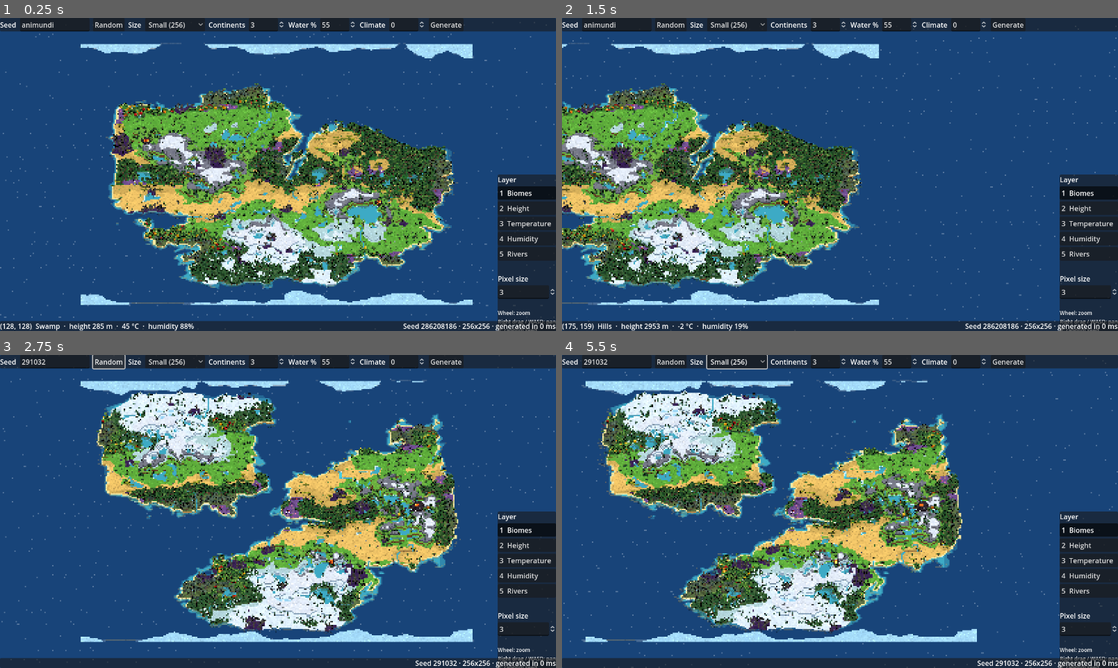
Above: before the commit, frames 1-4 (two rows, left to right).
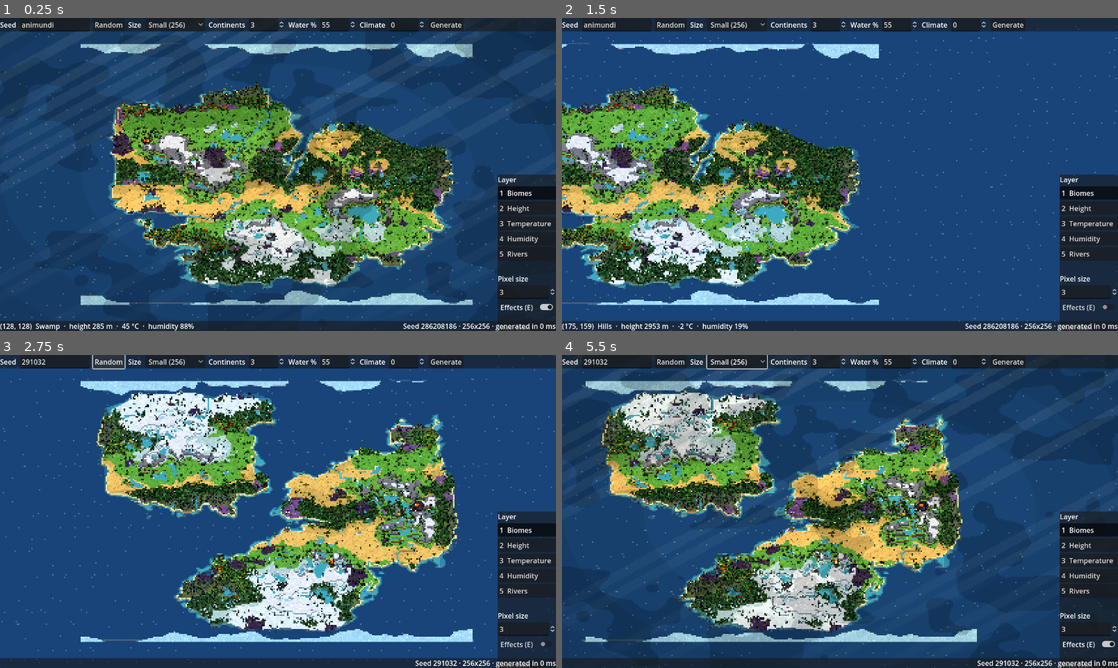
Above: after the commit, the same moments.

Repository: criptore/animundi
Game: Godot game, scene res://scenes/main.tscn
The game is run twice, just before and just after one commit, with the same random seed, the same clock (stepped at 60 frames per second) and the same inputs.
Inputs (mouse positions are in pixels of both pictures, inside the frame that each line leads up to):
- Up to frame 1 (0.25 s): no input
- Up to frame 2 (1.5 s): tap Enter at 0.5 s; move the mouse to (962, 158) at 0.52 s; hold D 0.53-1.25 s; tap E at 0.6 s; click (962, 158) at 0.67 s; drag from (728, 190) to (812, 237) at 1.27 s
- Up to frame 3 (2.75 s): click "Random" at 2 s
- Up to frame 4 (5.5 s): click "Small (256)" at 2.75 s; move the mouse to (895, 442) at 3.52 s; hold D 3.53-4.25 s; tap R at 3.6 s; tap E at 3.8, 5.1 s; drag from (812, 574) to (673, 464) at 4.27 s; move the mouse to (1006, 558) at 5.02 s; hold A from 5.03 s (still down)

The runs differ from the first frame. In frame 1, 25% of the frame differs, in the area x 0-100%, y 0-100%; in frame 2, 1.9%; in frame 3, 1.8%; in frame 4, 27%, in the area x 0-100%, y 4-100%.

Commit message:
Add shader effects: lit swaying sprites, cloud shadows, cliff outlines, light shafts
- Sprites are lit like the ground they stand on (exact sheet colours in
  full sun, darker in tree and cloud shadows) and plants sway in the
  wind in pixel steps; rocks and cacti stay still.
- Drifting pixel-edged cloud shadows over land, sprites and water.
- Terrain tops get a 1-pixel dark outline where the ground drops,
  read from the heightmap.
- A post pass on the low-resolution render adds diagonal light shafts,
  a warm grade and a vignette.
- E (or the Effects switch) turns every effect on or off.

Co-Authored-By: Claude Opus 5.5 <noreply@anthropic.com>
Claude-Session: https://claude.ai/code/session_01GoyuuhY9JrMPE9JVSkrvu8

Diff:
--- a/scripts/main.gd
+++ b/scripts/main.gd
@@ -49,6 +49,7 @@
 	_container.stretch_shrink = pixel_scale
 	_container.texture_filter = CanvasItem.TEXTURE_FILTER_NEAREST
 	_container.mouse_filter = Control.MOUSE_FILTER_IGNORE
+	_container.material = _style.post
 	add_child(_container)
 	_viewport.msaa_3d = Viewport.MSAA_DISABLED
 	_container.add_child(_viewport)
@@ -79,6 +80,7 @@
 	_hud.generate_requested.connect(generate)
 	_hud.layer_selected.connect(show_layer)
 	_hud.pixel_scale_changed.connect(set_pixel_scale)
+	_hud.effects_toggled.connect(_style.set_effects)
 	add_child(_hud)
 	generate()
 
@@ -86,7 +88,10 @@
 func generate() -> void:
 	world = WorldGenerator.generate(settings)
 	_heights = TerrainBuilder.heights(world)
-	_style.water.set_shader_parameter("heightmap", TerrainBuilder.heightmap_texture(world, _heights))
+	var heightmap := TerrainBuilder.heightmap_texture(world, _heights)
+	_style.water.set_shader_parameter("heightmap", heightmap)
+	_style.terrain.set_shader_parameter("heightmap", heightmap)
+	_style.terrain.set_shader_parameter("has_heightmap", true)
 	_style.water.set_shader_parameter("map_size", Vector2(world.width, world.height))
 
 	var ocean := PlaneMesh.new()
--- a/scripts/render3d/scene_style.gd
+++ b/scripts/render3d/scene_style.gd
@@ -7,10 +7,18 @@
 const TerrainShader = preload("res://shaders/terrain.gdshader")
 const WaterShader = preload("res://shaders/water.gdshader")
 const SpriteShader = preload("res://shaders/sprite.gdshader")
+const PostShader = preload("res://shaders/post.gdshader")
 const SpriteLibrary = preload("res://scripts/render3d/sprite_library.gd")
+
+## Wind sway (world units at the top of the sprite) by sprite group; others stand still.
+const SWAY := {"trees": 0.05, "plants": 0.03}
+const STILL := ["plants/Rock", "plants/Boulder", "plants/Grassy_rock", "plants/Cactus"]
 
 var terrain := ShaderMaterial.new()
 var water := ShaderMaterial.new()
+## Final pass on the low-resolution render (light shafts, warm grade, vignette).
+var post := ShaderMaterial.new()
+var effects := true
 var _sprites := {}
 
 
@@ -19,6 +27,7 @@
 	water.shader = WaterShader
 	water.set_shader_parameter("shallow_color", Color("#49ccdf"))
 	water.set_shader_parameter("deep_color", Color("#1b4479"))
+	post.shader = PostShader
 
 
 ## Material drawing one sprite (shared by every instance of it).
@@ -27,8 +36,17 @@
 		var m := ShaderMaterial.new()
 		m.shader = SpriteShader
 		m.set_shader_parameter("sprite", SpriteLibrary.texture(id))
+		m.set_shader_parameter("sway", 0.0 if id in STILL else SWAY.get(id.get_slice("/", 0), 0.0))
+		m.set_shader_parameter("effects", effects)
 		_sprites[id] = m
 	return _sprites[id]
+
+
+## Turns the shader effects (wind, clouds, outlines, light shafts, grade) on or off everywhere.
+func set_effects(on: bool) -> void:
+	effects = on
+	for m in [terrain, water, post] + _sprites.values():
+		m.set_shader_parameter("effects", on)
 
 
 ## Adds the environment (sky colour, soft bluish ambient) and the warm sun to `parent`.
--- a/scripts/ui/hud.gd
+++ b/scripts/ui/hud.gd
@@ -4,6 +4,7 @@
 signal generate_requested
 signal layer_selected(layer: String)
 signal pixel_scale_changed(value: int)
+signal effects_toggled(on: bool)
 
 const WorldSettings = preload("res://scripts/world/world_settings.gd")
 const MapRenderer = preload("res://scripts/render/map_renderer.gd")
@@ -19,6 +20,7 @@
 var _stats_label: Label
 var _layer_buttons := {}
 var _pixels: SpinBox
+var _effects: CheckButton
 
 
 func _ready() -> void:
@@ -95,6 +97,12 @@
 	_pixels = _spin(1, 6, 1, 3)
 	_pixels.value_changed.connect(func(v): pixel_scale_changed.emit(int(v)))
 	layers.add_child(_pixels)
+	_effects = CheckButton.new()
+	_effects.text = "Effects (E)"
+	_effects.button_pressed = true
+	_effects.tooltip_text = "Wind, clouds, outlines, light shafts"
+	_effects.toggled.connect(func(on): effects_toggled.emit(on))
+	layers.add_child(_effects)
 	var help := _label("\nWheel: zoom\nRight drag / WASD: pan\nR: random seed")
 	help.add_theme_font_size_override("font_size", 12)
 	layers.add_child(help)
@@ -119,6 +127,8 @@
 		return
 	if key.keycode == KEY_R:
 		randomize_seed()
+	elif key.keycode == KEY_E:
+		_effects.button_pressed = not _effects.button_pressed
 	elif key.keycode >= KEY_1 and key.keycode < KEY_1 + MapRenderer.LAYERS.size():
 		var layer: String = MapRenderer.LAYERS[key.keycode - KEY_1]
 		_layer_buttons[layer].button_pressed = true
--- /dev/null
+++ b/shaders/post.gdshader
@@ -0,0 +1,31 @@
+// Final pass over the low-resolution render (on the SubViewportContainer): soft diagonal light
+// shafts drifting from the top left, a warm afternoon grade and a light vignette. Computed per
+// render pixel so it stays pixel art.
+shader_type canvas_item;
+
+uniform bool effects = true;
+uniform vec3 warm = vec3(1.05, 1.0, 0.92);
+uniform float shaft_strength = 0.07;
+uniform float vignette = 0.12;
+
+float hash_band(float x) {
+	return fract(sin(x * 91.17) * 43758.5453);
+}
+
+void fragment() {
+	vec4 col = texture(TEXTURE, UV);
+	if (effects) {
+		vec2 size = 1.0 / TEXTURE_PIXEL_SIZE;
+		vec2 px = floor(UV * size);
+		// Light shafts: bands along the sun direction, each with its own brightness, drifting.
+		float d = px.x * 0.55 + px.y + TIME * 1.5;
+		float band = floor(d / 14.0);
+		float lit = step(0.55, hash_band(band)) * step(fract(d / 14.0), 0.6);
+		float fade = 1.0 - UV.y * 0.8;
+		col.rgb += vec3(1.0, 0.92, 0.7) * lit * shaft_strength * fade;
+		col.rgb *= mix(vec3(1.0), warm, 0.6);
+		vec2 v = UV - 0.5;
+		col.rgb *= 1.0 - vignette * floor(dot(v, v) * 8.0) / 2.0;
+	}
+	COLOR = col;
+}
--- a/shaders/sprite.gdshader
+++ b/shaders/sprite.gdshader
@@ -1,15 +1,41 @@
-// A 2D pixel-art sprite standing in the 3D world (quad facing the fixed camera). Its colours are
-// drawn exactly as in the sprite sheet; pixels outside the drawing are cut, also in the shadow
-// pass, so the sprite casts a shadow of its own shape on the relief.
+// A 2D pixel-art sprite standing in the 3D world (upright quad facing the fixed camera).
+// Lit like the ground it stands on (normal up), so it darkens in the shade of trees and clouds and
+// shows its exact sheet colours in full sun. Pixels outside the drawing are cut, also in the
+// shadow pass, so it casts a shadow of its own shape. Plants sway in the wind (`sway`).
 shader_type spatial;
-render_mode unshaded, cull_disabled;
+render_mode cull_disabled;
+
+#include "res://shaders/toon.gdshaderinc"
 
 uniform sampler2D sprite : source_color, filter_nearest, repeat_disable;
+uniform bool effects = true;
+// Wind sway of the top of the sprite, in world units (0 = none).
+uniform float sway = 0.0;
+
+varying vec3 world_pos;
+
+void vertex() {
+	vec3 origin = (MODEL_MATRIX * vec4(0.0, 0.0, 0.0, 1.0)).xyz;
+	if (effects && sway > 0.0) {
+		float top = 1.0 - UV.y;
+		float gust = sin(TIME * 1.3 + origin.x * 0.4 + origin.z * 0.3) + 0.5 * sin(TIME * 2.9 + origin.x);
+		// Whole steps of a fraction of a pixel, so the motion stays pixel-like.
+		VERTEX.x += floor(gust * 2.0) / 2.0 * sway * top * top;
+	}
+	NORMAL = vec3(0.0, 1.0, 0.0);
+	world_pos = (MODEL_MATRIX * vec4(VERTEX, 1.0)).xyz;
+}
 
 void fragment() {
 	vec4 c = texture(sprite, UV);
 	if (c.a < 0.5) {
 		discard;
 	}
-	ALBEDO = c.rgb;
+	ALBEDO = c.rgb * (effects ? cloud_shade(world_pos.xz, TIME, 8.0) : 1.0);
+	ROUGHNESS = 1.0;
+	SPECULAR = 0.0;
 }
+
+void light() {
+	DIFFUSE_LIGHT += toon_light(NORMAL, LIGHT, ATTENUATION, LIGHT_COLOR, 0.5);
+}
--- a/shaders/terrain.gdshader
+++ b/shaders/terrain.gdshader
@@ -1,7 +1,8 @@
 // Terrain: biome colour (vertex colour) with a pixel pattern painted in world space, lit in soft
 // bands with shadows. Tile tops carry their pattern in UV.x (TerrainBuilder.Pattern): grass tufts,
 // forest-floor litter, sand ripples, snow sparkles, rock cracks, moving lava. Cliff faces (UV.y = 1)
-// get rock strata.
+// get rock strata. With `effects`: a dark pixel outline along tile tops where the ground drops
+// (read from the heightmap), and drifting cloud shadows.
 shader_type spatial;
 render_mode cull_back;
 
@@ -10,11 +11,30 @@
 // Pattern pixels per tile.
 uniform float pixels = 8.0;
 uniform float grain = 0.06;
+uniform bool effects = true;
+// Ground height per tile (TerrainBuilder.heightmap_texture), for the cliff-edge outlines.
+uniform sampler2D heightmap : filter_nearest, repeat_disable;
+uniform bool has_heightmap = false;
 
 varying vec3 world_pos;
 
 void vertex() {
 	world_pos = (MODEL_MATRIX * vec4(VERTEX, 1.0)).xyz;
+}
+
+// True on the outermost pattern pixel of a tile top whose neighbour on that side is lower.
+bool cliff_edge(vec3 p) {
+	vec2 tile = round(p.xz);
+	vec2 f = p.xz - tile;
+	float edge = 0.5 - 1.0 / pixels;
+	ivec2 t = ivec2(tile);
+	ivec2 size = textureSize(heightmap, 0);
+	float here = p.y - 0.05;
+	if (f.x > edge && t.x + 1 < size.x && texelFetch(heightmap, t + ivec2(1, 0), 0).r < here) return true;
+	if (f.x < -edge && t.x > 0 && texelFetch(heightmap, t - ivec2(1, 0), 0).r < here) return true;
+	if (f.y > edge && t.y + 1 < size.y && texelFetch(heightmap, t + ivec2(0, 1), 0).r < here) return true;
+	if (f.y < -edge && t.y > 0 && texelFetch(heightmap, t - ivec2(0, 1), 0).r < here) return true;
+	return false;
 }
 
 void fragment() {
@@ -60,6 +80,12 @@
 			EMISSION = c * 0.8;
 		}
 	}
+	if (effects) {
+		if (has_heightmap && UV.y < 0.5) {
+			c *= cliff_edge(world_pos) ? 0.42 : 1.0;
+		}
+		c *= cloud_shade(world_pos.xz, TIME, pixels);
+	}
 	ALBEDO = c;
 	ROUGHNESS = 1.0;
 	SPECULAR = 0.0;
--- a/shaders/water.gdshader
+++ b/shaders/water.gdshader
@@ -13,6 +13,7 @@
 uniform vec4 foam_color : source_color = vec4(0.93, 0.98, 1.0, 1.0);
 // Depth (in tiles) at which water reaches its deepest colour.
 uniform float full_depth = 1.5;
+uniform bool effects = true;
 uniform bool has_reflection = false;
 uniform sampler2D reflection : filter_nearest, repeat_disable;
 uniform float reflection_strength = 0.45;
@@ -54,5 +55,8 @@
 	float foam = step(depth, swell);
 	c = mix(c, foam_color.rgb, foam * 0.85);
 
+	if (effects) {
+		c *= cloud_shade(world_pos.xz, TIME, 8.0);
+	}
 	ALBEDO = c;
 }
--- a/tools/asset_sheet.gd
+++ b/tools/asset_sheet.gd
@@ -46,6 +46,7 @@
 	container.stretch = true
 	container.stretch_shrink = PIXEL
 	container.texture_filter = CanvasItem.TEXTURE_FILTER_NEAREST
+	container.material = _style.post
 	root.add_child(container)
 	_viewport.msaa_3d = Viewport.MSAA_DISABLED
 	container.add_child(_viewport)
Binary file changed: docs/images/assets_creatures.png
Binary file changed: docs/images/assets_nature.png
Binary file changed: docs/images/assets_peoples.png
Binary file changed: docs/images/world_0.1.png
Not shown, changed: shaders/toon.gdshaderinc
Not shown, changed: docs/ART_DIRECTION.md
